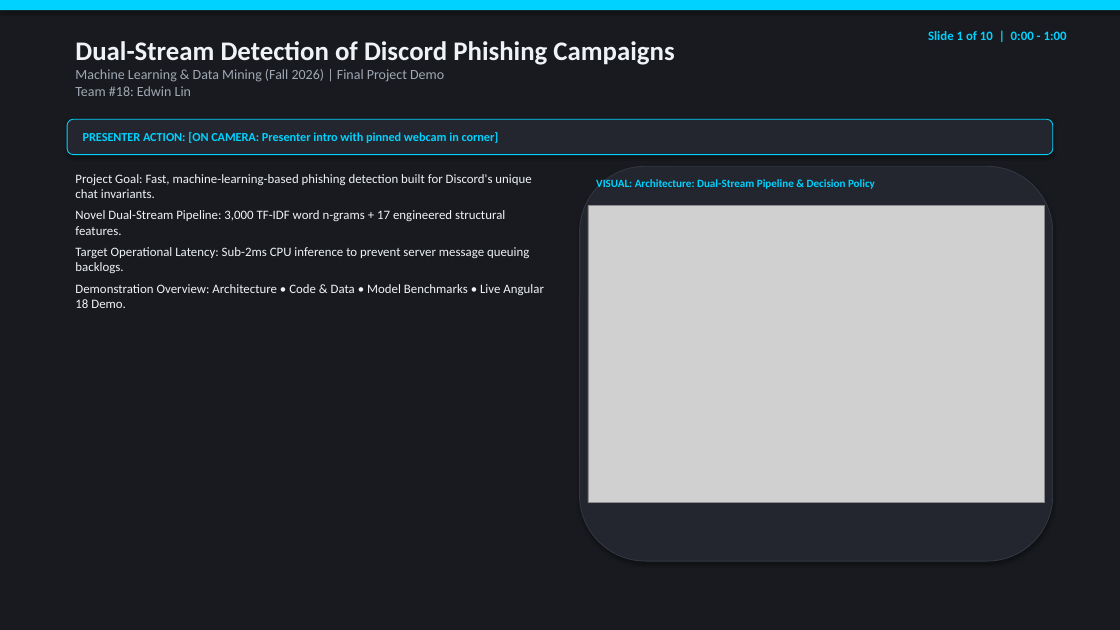
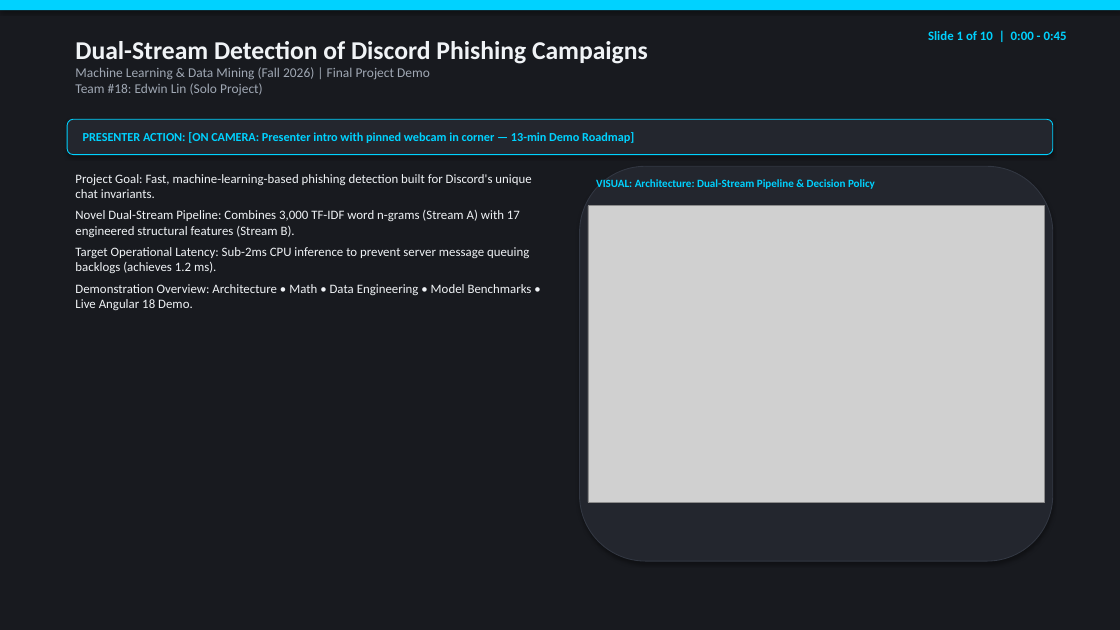
Before and after one commit to danvse/ML_DM_Discord_Phishing, a slide deck: slide 1 of docs/slides/DEMO_PRESENTATION_SLIDES.pptx. Drawn at 1120x630 pixels with LibreOffice and Linux fonts; fonts in the diff are those of the drawing; grey boxes stand for pictures. Boxes give left, top, right and bottom in pixels: in the first picture for what was removed or moved away, otherwise in the second. Text is boxed around its words. In the diff, an @@ line names an element or a change of style, - is before the commit and + after.

Commit message:
docs: synchronize PPTX and HTML slides 1:1 with 12-15 min student presentation script

```diff
--- a/docs/slides/DEMO_PRESENTATION_SLIDES.pptx
+++ b/docs/slides/DEMO_PRESENTATION_SLIDES.pptx
@@ text at bbox=[75, 41, 648, 64]: size 23 to 22 pt in "Dual-Stream Detection of Discord Phishing Campaigns" @@
@@ text at bbox=[928, 31, 1067, 40]: text changed @@
-Slide 1 of 10 | 0:00 - 1:00
+Slide 1 of 10 | 0:00 - 0:45
@@ text at bbox=[75, 67, 430, 95]: text changed; size 12 to 11.5 pt @@
-Machine Learning & Data Mining (Fall 2026) | Final Project Demo
-Team #18: Edwin Lin
+Machine Learning & Data Mining (Fall 2026) | Final Project Demo
+Team #18: Edwin Lin (Solo Project)
@@ text in rounded rectangle at bbox=[83, 132, 634, 143]: text changed @@
-PRESENTER ACTION: [ON CAMERA: Presenter intro with pinned webcam in corner]
+PRESENTER ACTION: [ON CAMERA: Presenter intro with pinned webcam in corner — 13-min Demo Roadmap]
@@ text at bbox=[75, 210, 532, 310]: text changed @@
-Novel Dual-Stream Pipeline: 3,000 TF-IDF word n-grams + 17 engineered structural features.
-Target Operational Latency: Sub-2ms CPU inference to prevent server message queuing backlogs.
-Demonstration Overview: Architecture • Code & Data • Model Benchmarks • Live Angular 18 Demo.
+Novel Dual-Stream Pipeline: Combines 3,000 TF-IDF word n-grams (Stream A) with 17 engineered structural features (Stream B).
+Target Operational Latency: Sub-2ms CPU inference to prevent server message queuing backlogs (achieves 1.2 ms).
+Demonstration Overview: Architecture • Math • Data Engineering • Model Benchmarks • Live Angular 18 Demo.
```
Also in this commit, not shown: 9 other slides changed, 2 other files.
